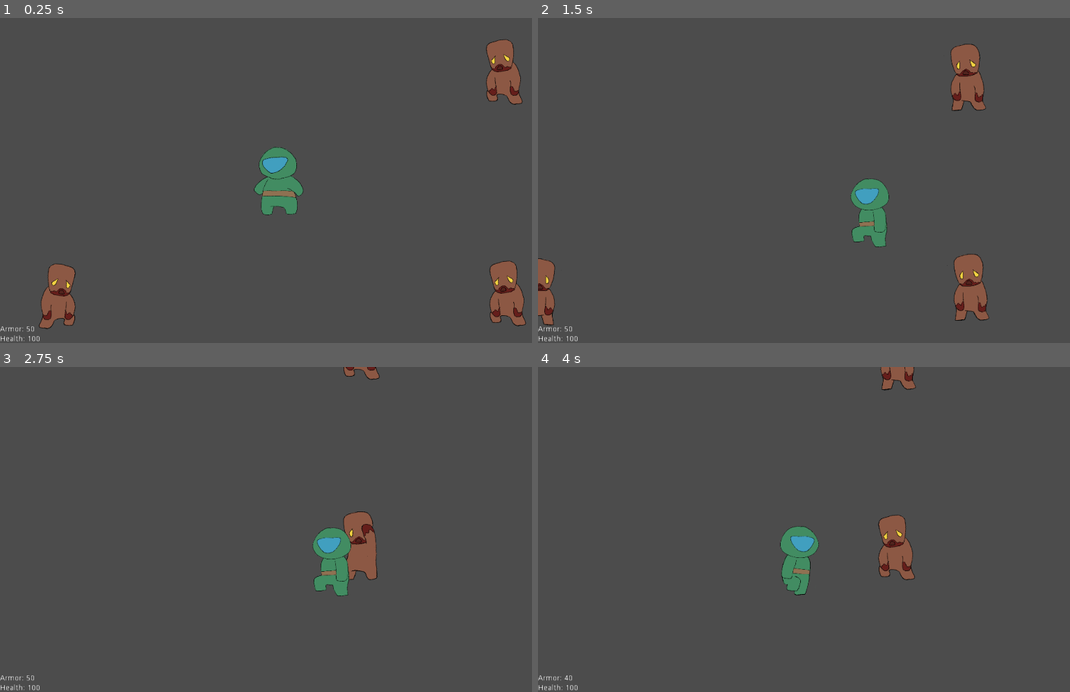
Above: before the commit, frames 1-4 (two rows, left to right).
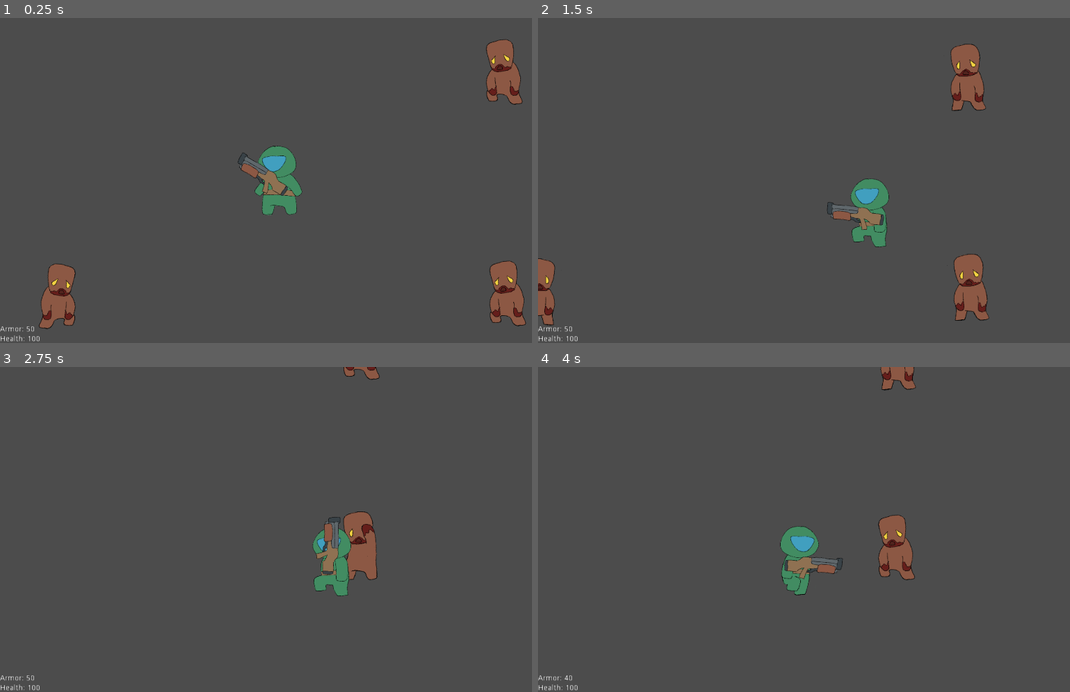
Above: after the commit, the same moments.

Repository: kodumen/de_2d
Game: Godot game, scene res://TestScene/TestScene.tscn
Two runs of this game, one before a commit and one after it. Both use one fixed random seed, a clock stepped at 60 frames per second and the inputs below.
Inputs (mouse positions are in pixels of both pictures, inside the frame that each line leads up to):
- Up to frame 1 (0.25 s): no input
- Up to frame 2 (1.5 s): move the mouse to (937, 164) at 0.52 s; hold D (player_move_right) 0.53-1.28 s; move the mouse to (702, 196) at 1.27 s; hold S (player_move_down) from 1.28 s (still down)
- Up to frame 3 (2.75 s): move the mouse to (335, 458) at 2.02 s; release S (player_move_down) at 2.03 s; hold D (player_move_right) from 2.03 s (still down)
- Up to frame 4 (4 s): move the mouse to (788, 594) at 2.77 s; release D (player_move_right) at 2.78 s; hold W (player_move_up) 2.78-3.53 s; move the mouse to (984, 578) at 3.52 s; hold A (player_move_left) from 3.53 s (still down)

The runs differ from the first frame. In frame 1, 0.7% of the frame differs, in the area x 44-57%, y 39-61%; in frame 2, 0.4%; in frame 3, 0.4%; in frame 4, 0.4%.

Commit message:
Show shotgun
Next comes shooting. Pew pew.

Diff:
--- a/Player/AnimatedSprite.gd
+++ b/Player/AnimatedSprite.gd
@@ -12,3 +12,7 @@
 
 func _on_Player_player_idle():
 	play("default")
+
+
+func _on_Player_player_dead():
+	play("dead")
--- a/Player/Player.gd
+++ b/Player/Player.gd
@@ -21,6 +21,9 @@
 signal player_dead
 
 func _process(_delta):
+	if (state == STATE.DEAD):
+		return
+
 	animatedSprite.flip_h = get_local_mouse_position().x <= 0
 
 func _physics_process(_delta):
--- a/Player/Player.tscn
+++ b/Player/Player.tscn
@@ -8,6 +8,15 @@
 [ext_resource path="res://Player/player_move-3.png" type="Texture" id=6]
 [ext_resource path="res://Player/player_move-1.png" type="Texture" id=7]
 [ext_resource path="res://Player/AnimatedSprite.gd" type="Script" id=8]
+[ext_resource path="res://Player/player_dead-7.png" type="Texture" id=9]
+[ext_resource path="res://Player/player_dead-6.png" type="Texture" id=10]
+[ext_resource path="res://Player/player_dead-5.png" type="Texture" id=11]
+[ext_resource path="res://Player/player_dead-4.png" type="Texture" id=12]
+[ext_resource path="res://Player/player_dead-2.png" type="Texture" id=13]
+[ext_resource path="res://Player/player_dead-3.png" type="Texture" id=14]
+[ext_resource path="res://Player/player_dead-1.png" type="Texture" id=15]
+[ext_resource path="res://Shotgun/Shotgun.tscn" type="PackedScene" id=16]
+[ext_resource path="res://Player/Weapon.gd" type="Script" id=17]
 
 [sub_resource type="SpriteFrames" id=1]
 animations = [ {
@@ -15,6 +24,11 @@
 "loop": true,
 "name": "default",
 "speed": 4.0
+}, {
+"frames": [ ExtResource( 15 ), ExtResource( 13 ), ExtResource( 14 ), ExtResource( 12 ), ExtResource( 11 ), ExtResource( 10 ), ExtResource( 9 ) ],
+"loop": false,
+"name": "dead",
+"speed": 5.0
 }, {
 "frames": [ ExtResource( 7 ), ExtResource( 4 ), ExtResource( 6 ), ExtResource( 5 ) ],
 "loop": true,
@@ -32,6 +46,7 @@
 
 [node name="Player" type="KinematicBody2D"]
 script = ExtResource( 2 )
+speed = 5
 
 [node name="Camera2D" type="Camera2D" parent="."]
 current = true
@@ -40,7 +55,6 @@
 
 [node name="AnimatedSprite" type="AnimatedSprite" parent="."]
 frames = SubResource( 1 )
-frame = 1
 playing = true
 script = ExtResource( 8 )
 
@@ -48,5 +62,13 @@
 position = Vector2( 0, -0.15749 )
 shape = SubResource( 2 )
 
+[node name="Weapon" type="Node2D" parent="."]
+script = ExtResource( 17 )
+
+[node name="Shotgun" parent="Weapon" instance=ExtResource( 16 )]
+position = Vector2( 30.7013, 4.00452 )
+
+[connection signal="player_dead" from="." to="AnimatedSprite" method="_on_Player_player_dead"]
+[connection signal="player_dead" from="." to="Weapon" method="_on_Player_player_dead"]
 [connection signal="player_idle" from="." to="AnimatedSprite" method="_on_Player_player_idle"]
 [connection signal="player_motion" from="." to="AnimatedSprite" method="_on_Player_player_motion"]
--- /dev/null
+++ b/Player/Weapon.gd
@@ -0,0 +1,23 @@
+extends Node2D
+
+onready var SHOTGUN = $Shotgun
+
+var activeWeapon
+
+func _ready():
+	activeWeapon = SHOTGUN
+
+func _process(delta):
+	if (! visible):
+		return
+
+	look_at(get_global_mouse_position())
+
+	if (get_global_mouse_position().x < global_position.x):
+		scale.y = -abs(scale.y)
+	else:
+		scale.y = abs(scale.y)
+
+
+func _on_Player_player_dead():
+	visible = false
--- /dev/null
+++ b/Shotgun/Shotgun.tscn
@@ -0,0 +1,15 @@
+[gd_scene load_steps=3 format=2]
+
+[ext_resource path="res://Shotgun/shotgun_default.png" type="Texture" id=1]
+
+[sub_resource type="SpriteFrames" id=1]
+animations = [ {
+"frames": [ ExtResource( 1 ) ],
+"loop": false,
+"name": "default",
+"speed": 1.0
+} ]
+
+[node name="Shotgun" type="AnimatedSprite"]
+frames = SubResource( 1 )
+playing = true
--- a/TestScene/TestScene.tscn
+++ b/TestScene/TestScene.tscn
@@ -34,8 +34,8 @@
 [node name="HUD" parent="." instance=ExtResource( 3 )]
 player_path = NodePath("../YSort/Player")
 
+[connection signal="player_dead" from="YSort/Player" to="YSort/Zombie" method="_on_Player_player_dead"]
+[connection signal="player_dead" from="YSort/Player" to="HUD" method="_on_Player_player_dead"]
 [connection signal="player_dead" from="YSort/Player" to="YSort/Zombie3" method="_on_Player_player_dead"]
-[connection signal="player_dead" from="YSort/Player" to="HUD" method="_on_Player_player_dead"]
-[connection signal="player_dead" from="YSort/Player" to="YSort/Zombie" method="_on_Player_player_dead"]
 [connection signal="player_dead" from="YSort/Player" to="YSort/Zombie2" method="_on_Player_player_dead"]
 [connection signal="player_hit" from="YSort/Player" to="HUD" method="_on_Player_player_hit"]
--- a/project.godot
+++ b/project.godot
@@ -16,6 +16,7 @@
 
 [display]
 
+mouse_cursor/custom_image="res://Player/cursor_default.png"
 window/stretch/mode="2d"
 window/stretch/aspect="keep"
 
Not shown: 1 places in Player/Player.tscn that only renumber resources
Binary file added: Player/cursor_default.png
Not shown, added: Player/cursor_default.png.import
Binary file added: Player/player_dead-1.png
Not shown, added: Player/player_dead-1.png.import
Binary file added: Player/player_dead-2.png
Not shown, added: Player/player_dead-2.png.import
Binary file added: Player/player_dead-3.png
Not shown, added: Player/player_dead-3.png.import
Binary file added: Player/player_dead-4.png
Not shown, added: Player/player_dead-4.png.import
Binary file added: Player/player_dead-5.png
(and 7 more such lines)
